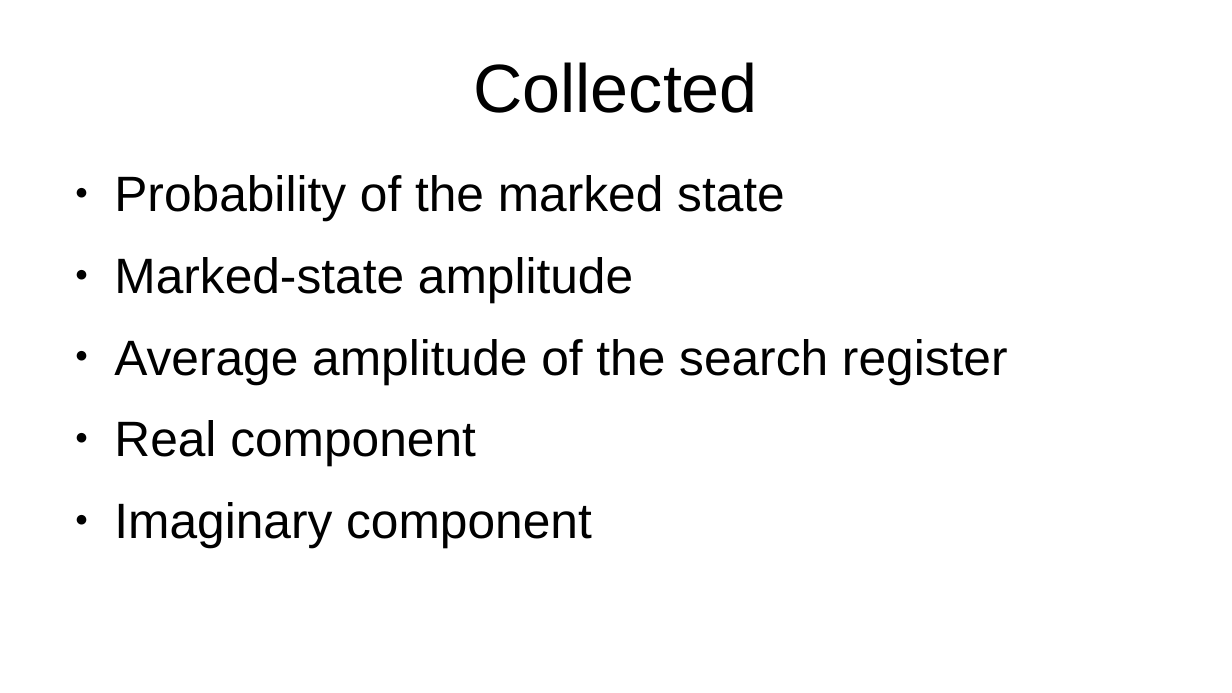
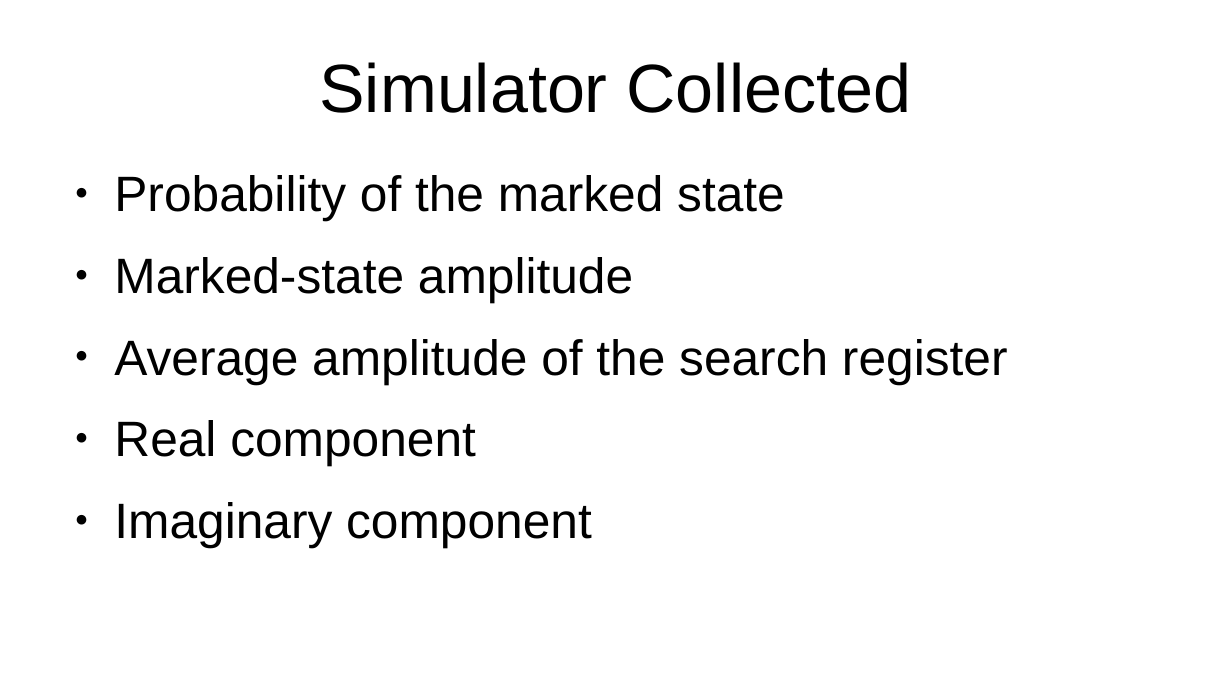
Before and after one commit to LaplaceDaemon101/grover-search, a slide deck: slide 8 of Group_No_6A.pptx (slide 7 before the commit). Drawn at 1232x693 pixels with LibreOffice and Linux fonts; fonts in the diff are those of the drawing. Boxes give left, top, right and bottom in pixels: in the first picture for what was removed or moved away, otherwise in the second. Text is boxed around its words. In the diff, an @@ line names an element or a change of style, - is before the commit and + after.

```diff
--- a/Group_No_6A.pptx
+++ b/Group_No_6A.pptx
@@ title at (320, 62, 912, 113): text changed @@
-Collected
+Simulator Collected
```
Also in this commit, not shown: 9 other slides changed.
